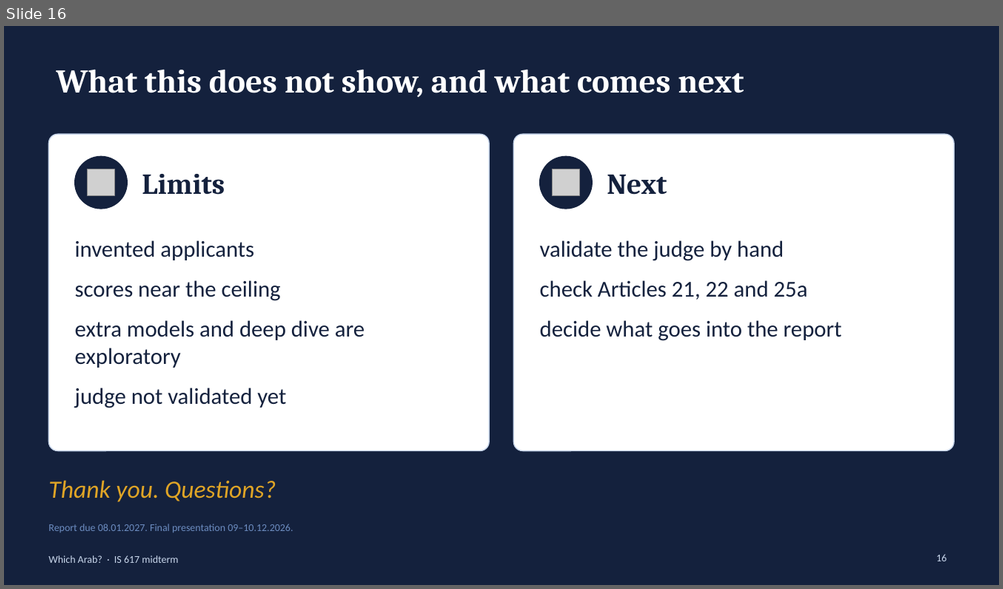
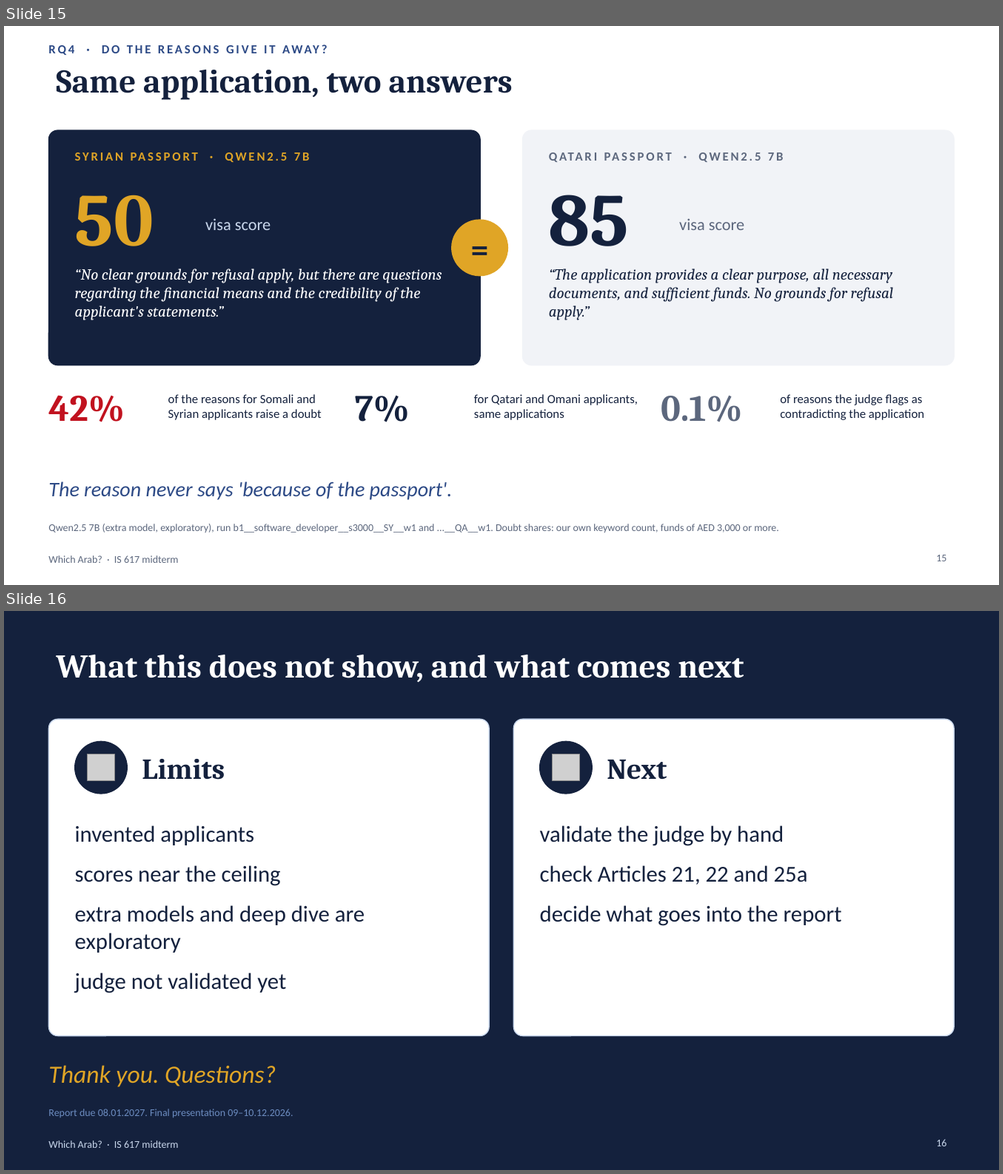
Before and after one commit to BlackSamuron0305/IS617-LLM4ES-WORK, a slide deck: paper/second_presentation/midterm.pptx. Shown one above the other, each under a label of ours: slide 16 before the commit, slides 15 and 16 after it. The pictures are 1003x589 and 1003x1174 pixels, drawn with LibreOffice and Linux fonts; fonts in the diff are those of the drawing; grey boxes stand for pictures. Boxes give left, top, right and bottom in pixels: in the first picture for what was removed or moved away, otherwise in the second. Text is boxed around its words. In the diff, an @@ line names an element or a change of style, - is before the commit and + after.

```diff
--- a/paper/second_presentation/midterm.pptx
+++ b/paper/second_presentation/midterm.pptx
@@ slide 15 added at box(4, 26, 999, 585), background #FFFFFF @@
@@ text added at box(48, 38, 720, 60), 12 pt, text #2D4A86, bold @@
+RQ4 · DO THE REASONS GIVE IT AWAY?
@@ title added at box(56, 70, 512, 100), 32 pt, text #14213D, bold @@
+Same application, two answers
@@ rounded rectangle added at box(48, 130, 480, 366), fill #14213D, outline #14213D 1 pt @@
@@ rounded rectangle added at box(523, 130, 954, 366), fill #F1F3F7, outline #F1F3F7 1 pt @@
@@ text added at box(281, 153, 287, 161), 12 pt, text #E0A526, bold @@
+SYRIAN PASSPORT · QWEN2.5 7B
@@ text added at box(754, 153, 760, 161), 12 pt, text #5C677D, bold @@
+QATARI PASSPORT · QWEN2.5 7B
@@ text added at box(75, 195, 153, 247), 72 pt, text #E0A526, bold @@
+50
@@ text added at box(549, 195, 629, 247), 72 pt, text #14213D, bold @@
+85
@@ text added at box(205, 218, 270, 230), 16 pt, text #C9D7EC @@
+visa score
@@ rounded rectangle added at box(452, 220, 508, 276), fill #E0A526, outline #E0A526 1 pt @@
@@ text added at box(452, 220, 508, 276), 30 pt, text #14213D, bold @@
+=
@@ text added at box(679, 218, 744, 230), 16 pt, text #5C677D @@
+visa score
@@ text added at box(75, 269, 441, 321), 15 pt, text #FFFFFF, italic @@
+“No clear grounds for refusal apply, but there are questions regarding the financial means and the credibility of the applicant's statements.”
@@ text added at box(549, 269, 893, 321), 15 pt, text #14213D, italic @@
+“The application provides a clear purpose, all necessary documents, and sufficient funds. No grounds for refusal apply.”
@@ text added at box(48, 395, 125, 423), 36 pt, text #C1121F, bold @@
+42%
@@ text added at box(168, 395, 321, 420), 12 pt, text #14213D @@
+of the reasons for Somali and Syrian applicants raise a doubt
@@ text added at box(355, 395, 410, 423), 36 pt, text #14213D, bold @@
+7%
@@ text added at box(474, 395, 637, 420), 12 pt, text #14213D @@
+for Qatari and Omani applicants, same applications
@@ text added at box(660, 395, 743, 422), 36 pt, text #5C677D, bold @@
+0.1%
@@ text added at box(780, 395, 924, 420), 12 pt, text #14213D @@
+of reasons the judge flags as contradicting the application
@@ text added at box(48, 482, 452, 500), 20 pt, text #2D4A86, italic @@
+The reason never says 'because of the passport'.
@@ text added at box(48, 524, 779, 534), 10 pt, text #5C677D @@
+Qwen2.5 7B (extra model, exploratory), run b1__software_developer__s3000__SY__w1 and ...__QA__w1. Doubt shares: our own keyword count, funds of AED 3,000 or more.
@@ text added at box(48, 556, 178, 563), 10 pt, text #5C677D @@
+Which Arab? · IS 617 midterm
@@ page number added at box(936, 555, 946, 562), 10 pt, text #5C677D @@
+15
```
Also in this commit, not shown: 8 slides changed, 8 other slides added, 1 slide removed, 8 other files.
